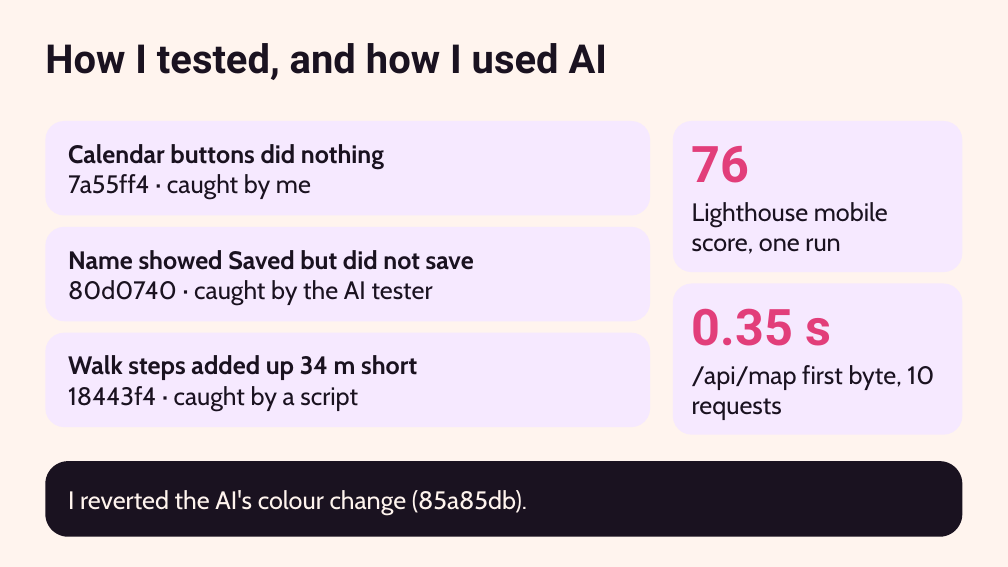
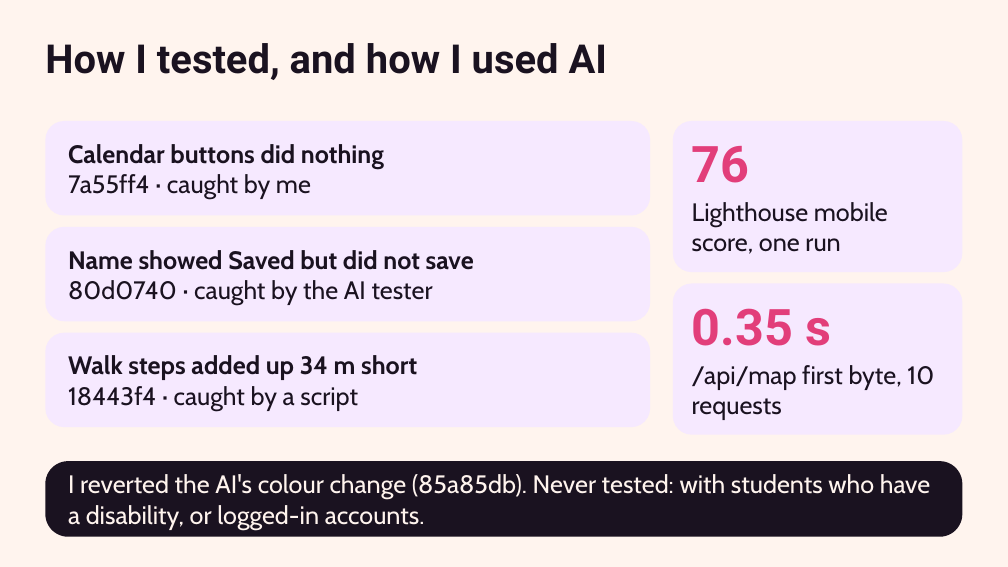
Before and after one commit to anjlaisup2hubgit/MacDirect, a slide deck: slide 4 of slides/MacDirect-5-min-talk.pptx. Drawn at 1008x567 pixels with LibreOffice and Linux fonts; fonts in the diff are those of the drawing. Boxes give left, top, right and bottom in pixels: in the first picture for what was removed or moved away, otherwise in the second. Text is boxed around its words. In the diff, an @@ line names an element or a change of style, - is before the commit and + after.

```diff
--- a/slides/MacDirect-5-min-talk.pptx
+++ b/slides/MacDirect-5-min-talk.pptx
@@ text at (x1=68, y1=474, x2=930, y2=530): text changed @@
-I reverted the AI's colour change (85a85db).
+I reverted the AI's colour change (85a85db). Never tested: with students who have a disability, or logged-in accounts.
```
Also in this commit, not shown: 3 other slides changed, 1 slide added, 1 slide removed.
